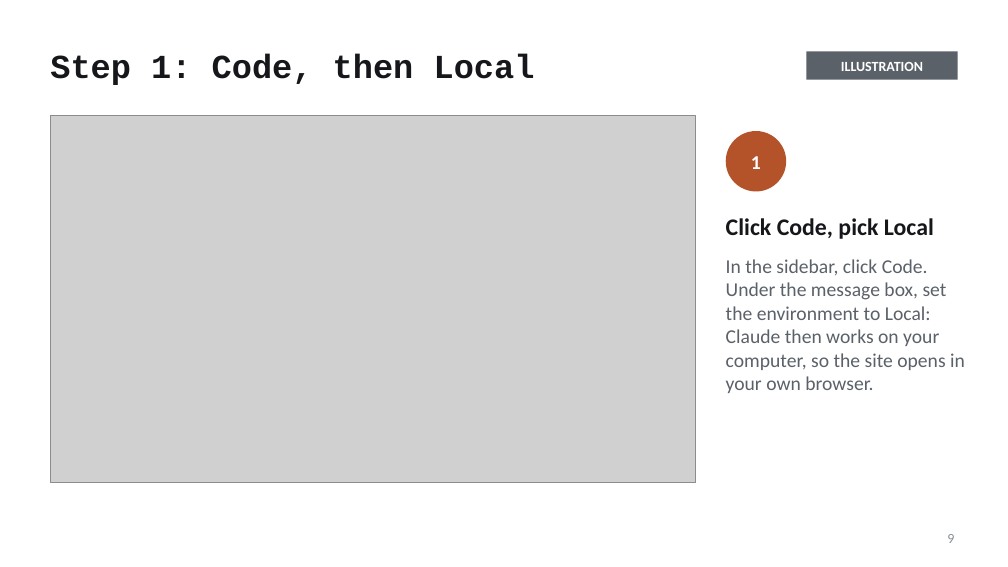
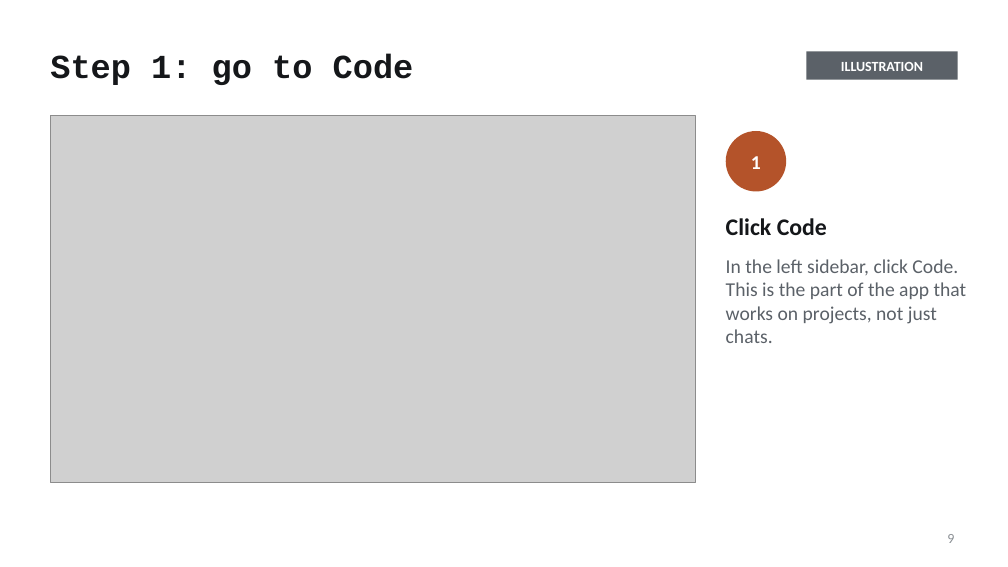
Before and after one commit to mfprado/acrylic-furniture, a slide deck: slide 9 of docs/contributing-guide.pptx. Drawn at 1008x567 pixels with LibreOffice and Linux fonts; fonts in the diff are those of the drawing; grey boxes stand for pictures. Boxes give left, top, right and bottom in pixels: in the first picture for what was removed or moved away, otherwise in the second. Text is boxed around its words. In the diff, an @@ line names an element or a change of style, - is before the commit and + after.

```diff
--- a/docs/contributing-guide.pptx
+++ b/docs/contributing-guide.pptx
@@ title at (x1=50, y1=54, x2=414, y2=85): text changed @@
-Step 1: Code, then Local
+Step 1: go to Code
@@ text at (x1=726, y1=218, x2=967, y2=343): text changed @@
-Click Code, pick Local
-In the sidebar, click Code. Under the message box, set the environment to Local: Claude then works on your computer, so the site opens in your own browser.
+Click Code
+In the left sidebar, click Code. This is the part of the app that works on projects, not just chats.
```
Also in this commit, not shown: 4 other slides changed, 1 slide added, 3 other files.
